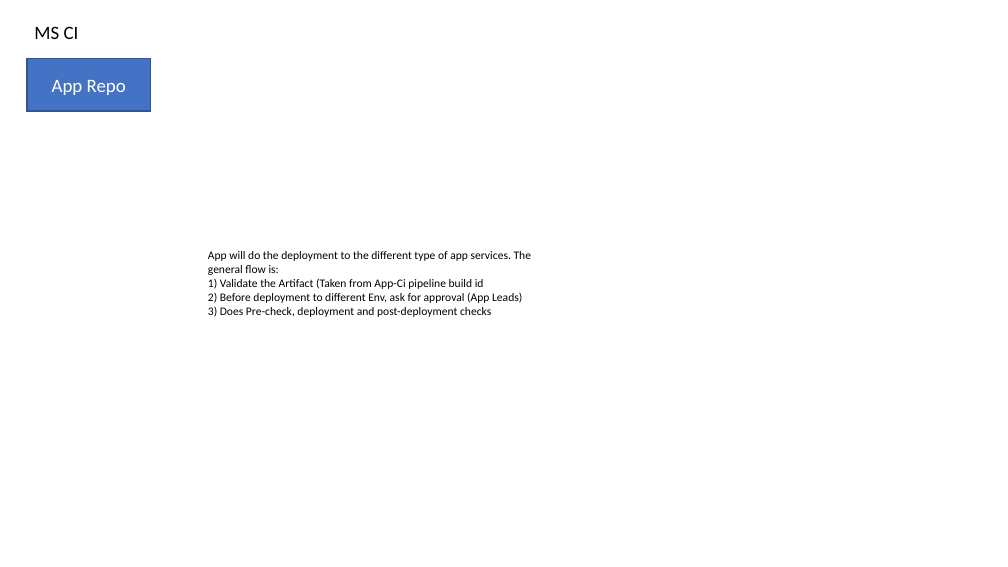
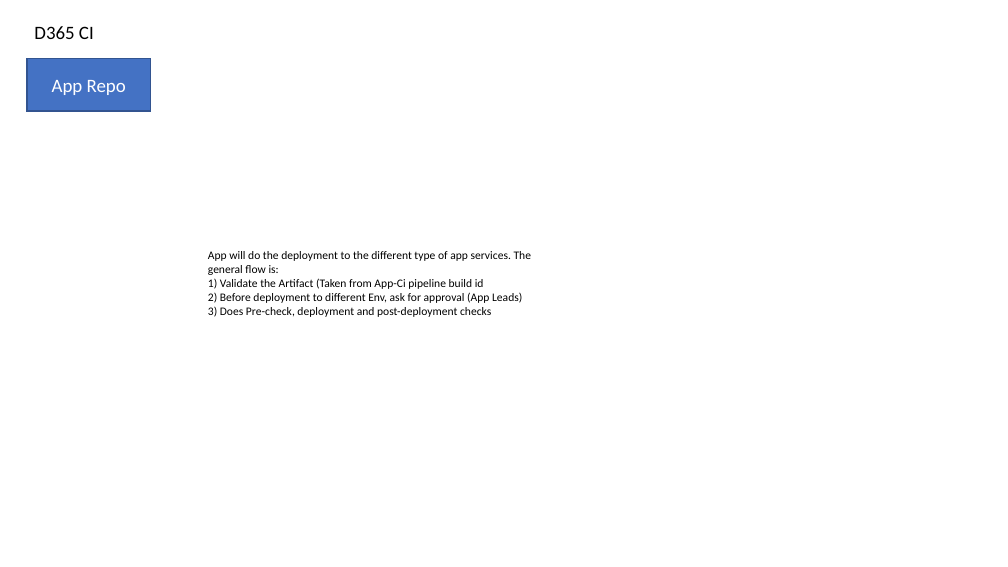
Before and after one commit to Scip316/scip-v1.github.io, a slide deck: slide 9 of intern/Sem2-diagram.pptx (slide 6 before the commit). Drawn at 1008x567 pixels with LibreOffice and Linux fonts; fonts in the diff are those of the drawing. Boxes give left, top, right and bottom in pixels: in the first picture for what was removed or moved away, otherwise in the second. Text is boxed around its words. In the diff, an @@ line names an element or a change of style, - is before the commit and + after.

```diff
--- a/intern/Sem2-diagram.pptx
+++ b/intern/Sem2-diagram.pptx
@@ text at bbox=[34, 26, 94, 39]: text changed @@
-MS CI
+D365 CI
```
Also in this commit, not shown: 5 other slides changed, 9 slides added.
